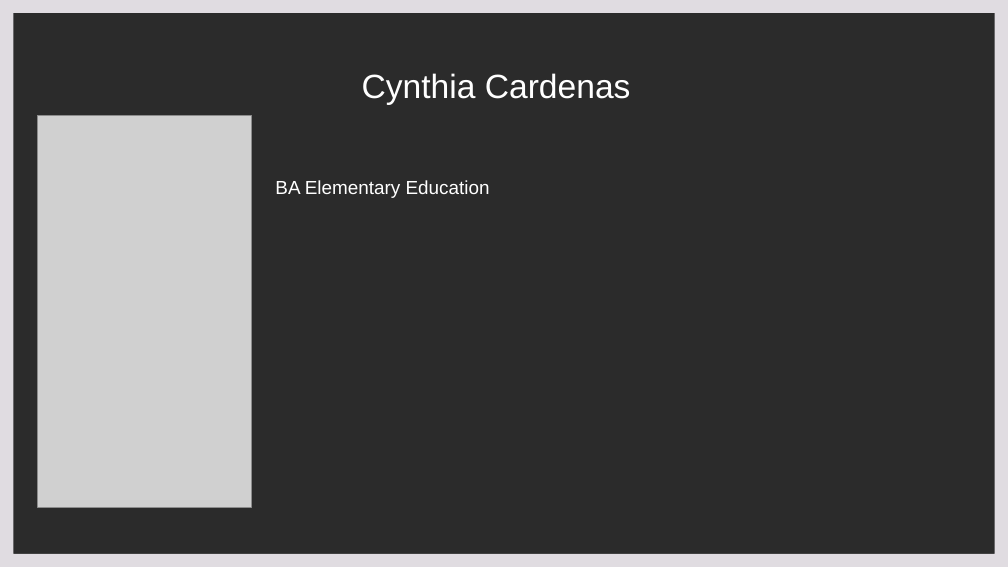
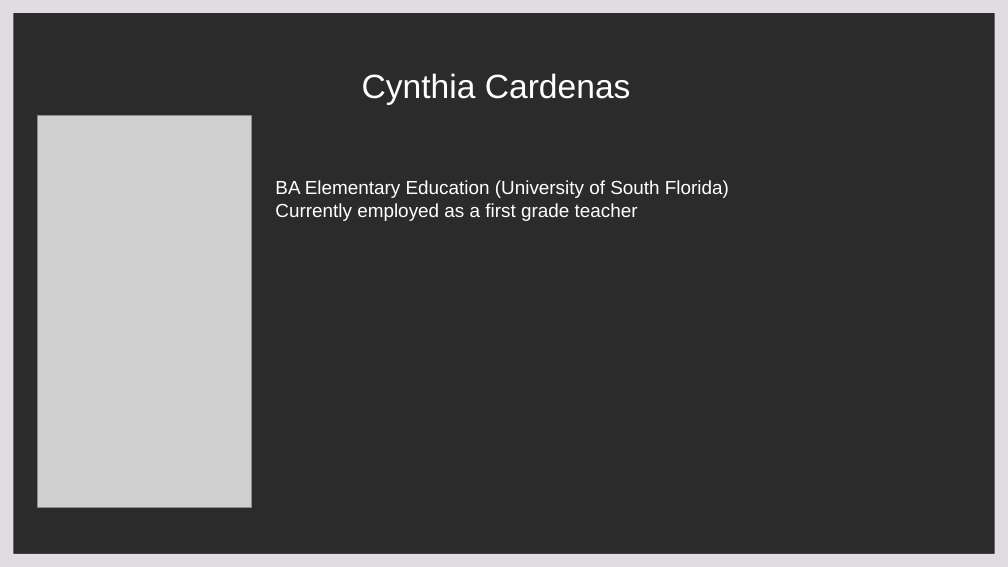
Before and after one commit to rhreich34/NASA-Hiring-Rate, a slide deck: slide 3 of Power_point_presentation/NASA Presentation.pptx. Drawn at 1008x567 pixels with LibreOffice and Linux fonts; fonts in the diff are those of the drawing; grey boxes stand for pictures; background and template pictures are left out; a plain dark background stands for a picture behind light text. Boxes give left, top, right and bottom in pixels: in the first picture for what was removed or moved away, otherwise in the second. Text is boxed around its words. In the diff, an @@ line names an element or a change of style, - is before the commit and + after.

```diff
--- a/Power_point_presentation/NASA Presentation.pptx
+++ b/Power_point_presentation/NASA Presentation.pptx
@@ text at (x1=275, y1=180, x2=729, y2=221): text changed @@
-BA Elementary Education
+BA Elementary Education (University of South Florida)
+Currently employed as a first grade teacher
```
Also in this commit, not shown: 3 other slides changed, 4 slides removed, 1 other file.
